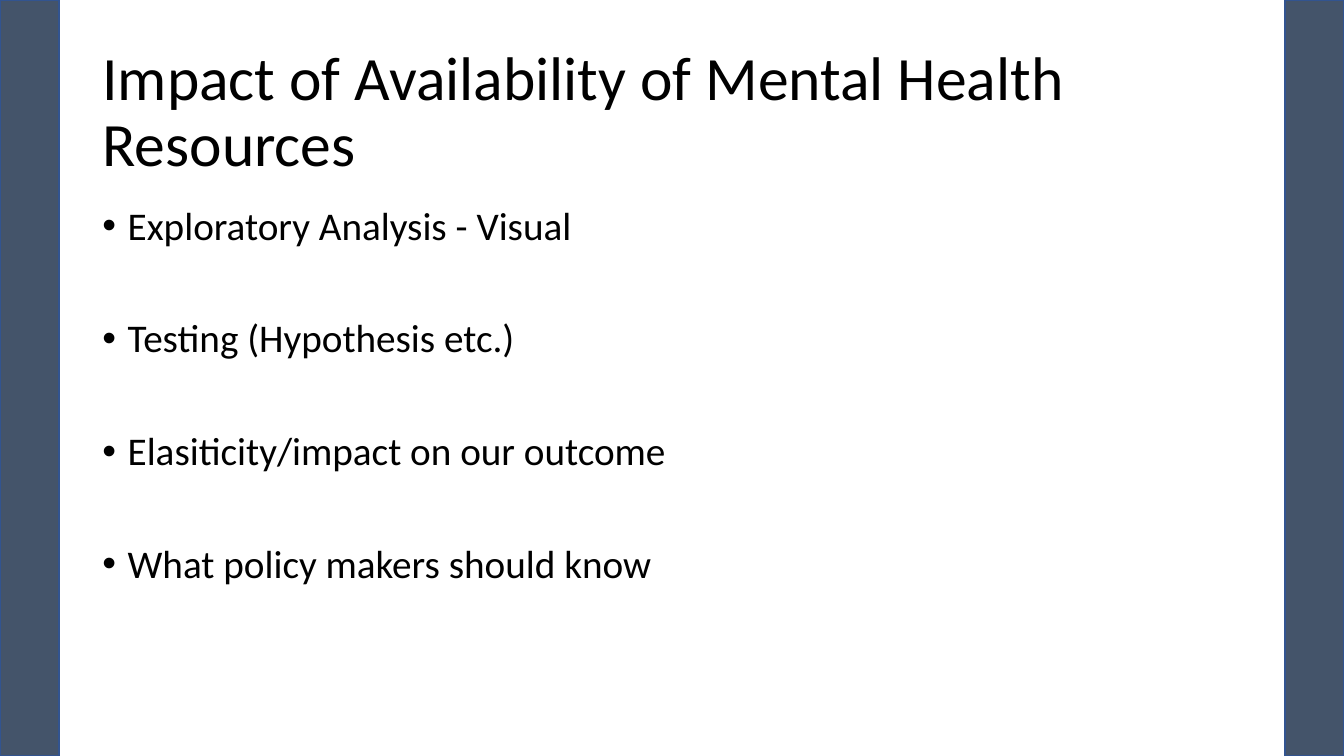
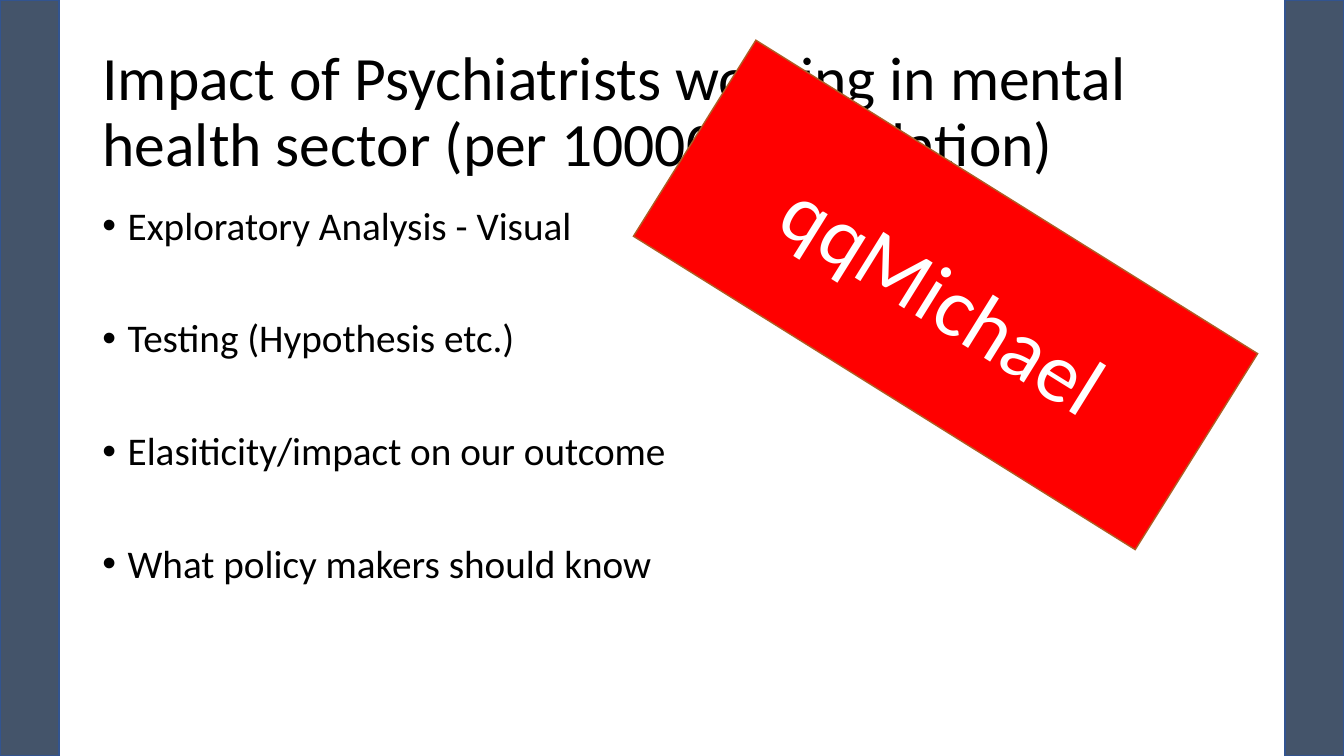
Before and after one commit to pewilliams/regression-mei-team-proj, a slide deck: slide 24 of presentation/Team-25.pptx (slide 23 before the commit). Drawn at 1344x756 pixels with LibreOffice and Linux fonts; fonts in the diff are those of the drawing. Boxes give left, top, right and bottom in pixels: in the first picture for what was removed or moved away, otherwise in the second. Text is boxed around its words. In the diff, an @@ line names an element or a change of style, - is before the commit and + after.

```diff
--- a/presentation/Team-25.pptx
+++ b/presentation/Team-25.pptx
@@ title at box(102, 48, 1125, 181): text changed @@
-Impact of Availability of Mental Health Resources
+Impact of Psychiatrists working in mental health sector (per 100000 population)
@@ rectangle added at box(634, 40, 1258, 550), fill #FF0000, outline #AF5C24 1 pt, 60 pt, text #FFFFFF @@
+qqMichael
```
Also in this commit, not shown: 5 other slides changed, 1 slide added, 2 other files.
